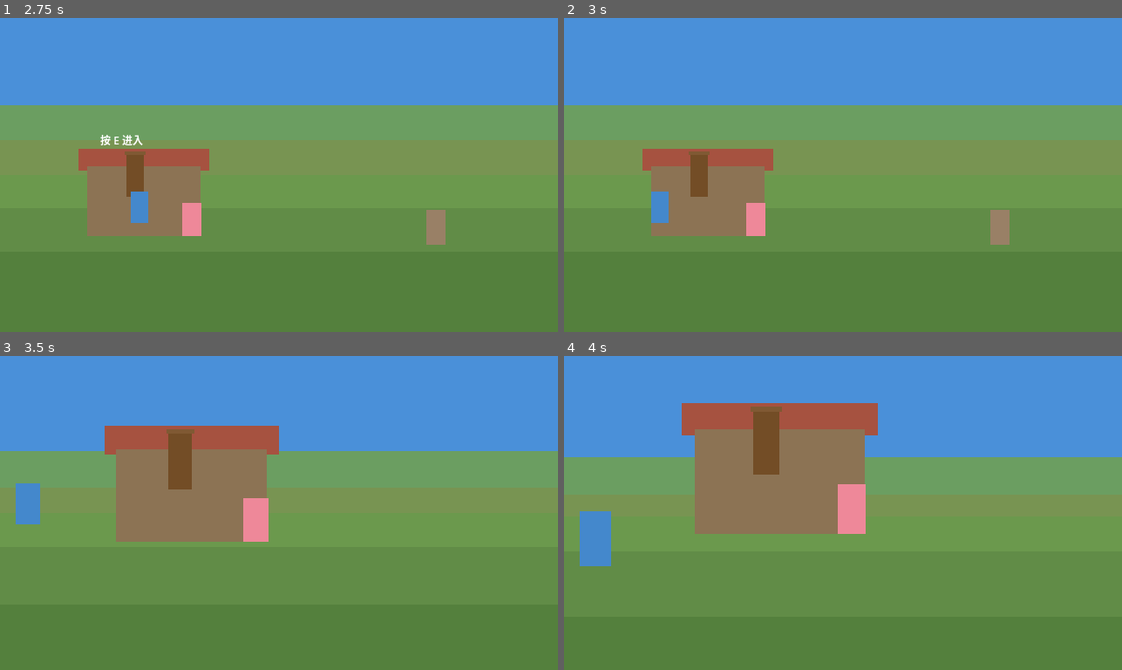
Above: before the commit, frames 1-4 (two rows, left to right).
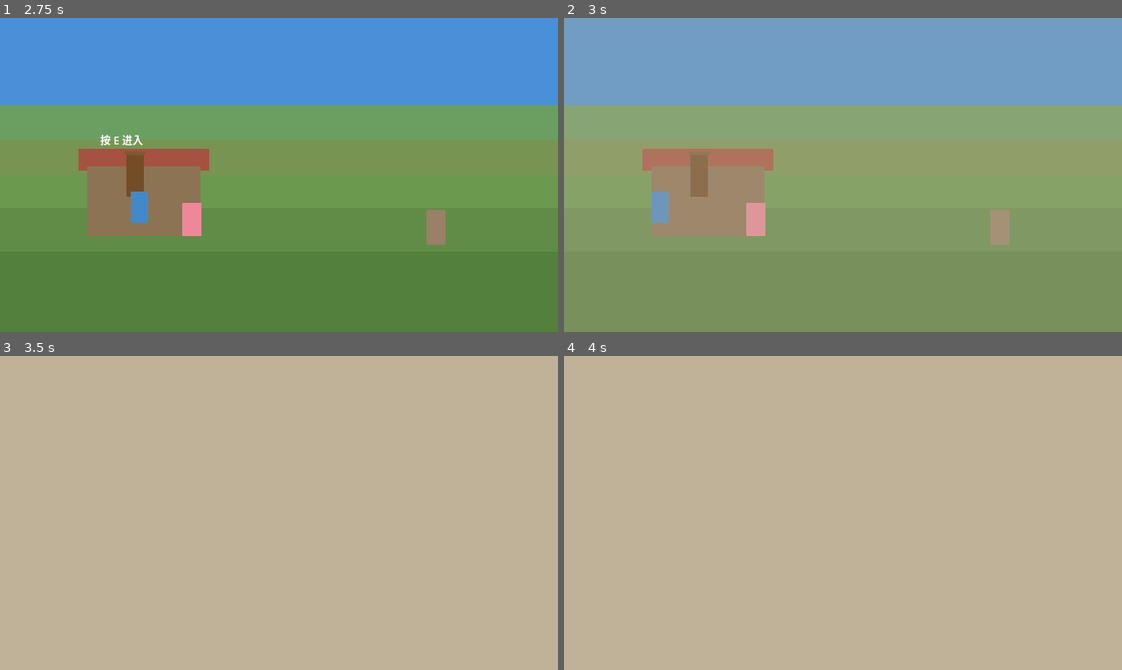
Above: after the commit, the same moments.

Repository: yuanzhoucanxiang/caojie
Game: Godot game, scene res://scenes/main.tscn
Same seed, same stepped clock (60 frames per second), same inputs: the game is played once before the commit and once after it.
Inputs (mouse positions are in pixels of both pictures, inside the frame that each line leads up to):
- Up to frame 1 (2.75 s): tap Enter at 0.5, 2 s; move the mouse to (251, 237) at 0.52 s; hold W (move_up) 0.53-2.03 s; tap E (interact) at 0.6, 1.35, 2.1 s; click (251, 237) at 0.67 s; tap Space at 1.25 s; move the mouse to (446, 222) at 1.27 s; move the mouse to (111, 127) at 2.02 s; hold A (move_left) from 2.03 s (still down)
- Up to frame 2 (3 s): keep holding A (move_left); move the mouse to (870, 175) at 2.77 s; tap E (interact) at 2.85 s; click (870, 175) at 2.92 s
- Up to frame 3 (3.5 s): keep holding A (move_left)
- Up to frame 4 (4 s): move the mouse to (759, 434) at 3.52 s; release A (move_left) at 3.53 s; hold S (move_down) from 3.53 s (still down); tap E (interact) at 3.6 s

Frame 1 is identical in both runs. In frame 2, 87% of the frame differs, in the area x 0-100%, y 0-100%; in frame 3, 100%; in frame 4, 100%.

Commit message:
重写SceneManager：手动加载/卸载场景，修复场景切换不生效的问题

Diff:
--- a/scripts/autoload/scene_manager.gd
+++ b/scripts/autoload/scene_manager.gd
@@ -1,5 +1,5 @@
 ## 职责：场景切换管理——全屏过渡动画、室内外镜头切换
-## 谁使用它：场景边界触发器（Area2D）、Main
+## 谁使用它：场景边界触发器（StaticBody2D）
 ## 它使用谁：无（通过场景树操作）
 
 extends Node
@@ -9,7 +9,6 @@
 var _overlay: ColorRect
 var _is_transitioning: bool = false
 
-## 不同区域的镜头配置
 const CAMERA_CONFIGS = {
 	"courtyard": {"zoom": 1.0},
 	"house_floor1": {"zoom": 1.5},
@@ -22,62 +21,87 @@
 
 
 func _ready() -> void:
-	# 创建全屏黑色遮罩（初始透明）
+	# 创建全屏遮罩
 	_overlay = ColorRect.new()
 	_overlay.color = Color(0, 0, 0, 0)
 	_overlay.mouse_filter = Control.MOUSE_FILTER_IGNORE
-	# 加到最高层
-	var layer = CanvasLayer.new()
-	layer.layer = 100
-	layer.add_child(_overlay)
-	add_child(layer)
-	# 初始大小
-	_overlay.set_anchors_preset(Control.PRESET_FULL_RECT)
+	_overlay.z_index = 4096
+	add_child(_overlay)
+
+
+func _process(_delta: float) -> void:
+	# 确保遮罩始终覆盖全屏
+	if _overlay and is_instance_valid(_overlay):
+		var viewport_size = get_viewport().get_visible_rect().size
+		_overlay.size = viewport_size
 
 
 func change_scene(scene_path: String, area_id: String = "courtyard", transition_color: Color = Color(0, 0, 0, 1)) -> void:
-	print("【场景】change_scene 被调用: ", scene_path, " 区域: ", area_id)
+	print("【场景】开始切换到: ", scene_path)
 	if _is_transitioning:
 		print("【场景】正在过渡中，忽略")
 		return
 	_is_transitioning = true
 
-	# 淡出（覆盖全屏）
+	# 淡出
+	print("【场景】淡出...")
 	_overlay.color = Color(transition_color.r, transition_color.g, transition_color.b, 0)
 	var tween_out = create_tween()
-	tween_out.tween_property(_overlay, "color:a", 1.0, 0.4).set_ease(Tween.EASE_IN)
+	tween_out.tween_property(_overlay, "color:a", 1.0, 0.4)
 	await tween_out.finished
+	print("【场景】淡出完成，遮罩alpha: ", _overlay.color.a)
 
-	# 切换场景
-	get_tree().change_scene_to_file(scene_path)
-	# 等待新场景加载完成
-	await get_tree().process_frame
-	await get_tree().process_frame
+	# 加载新场景
+	print("【场景】加载新场景...")
+	var new_scene = load(scene_path)
+	if new_scene == null:
+		print("【场景】错误：无法加载场景 ", scene_path)
+		_is_transitioning = false
+		return
 
-	# 应用镜头配置
+	var new_instance = new_scene.instantiate()
+	if new_instance == null:
+		print("【场景】错误：无法实例化场景")
+		_is_transitioning = false
+		return
+
+	# 移除旧场景，添加新场景
+	var old_scene = get_tree().current_scene
+	print("【场景】移除旧场景: ", old_scene.name if old_scene else "null")
+	get_tree().root.remove_child(old_scene)
+	old_scene.queue_free()
+
+	get_tree().root.add_child(new_instance)
+	get_tree().current_scene = new_instance
+	print("【场景】新场景已加载: ", new_instance.name)
+
+	# 应用镜头
+	_current_area = area_id
 	_apply_camera_config(area_id)
-	_current_area = area_id
 
 	# 淡入
+	print("【场景】淡入...")
 	var tween_in = create_tween()
-	tween_in.tween_property(_overlay, "color:a", 0.0, 0.4).set_ease(Tween.EASE_OUT)
+	tween_in.tween_property(_overlay, "color:a", 0.0, 0.4)
 	await tween_in.finished
+	print("【场景】淡入完成")
 
-	# 确保遮罩完全透明且不阻挡输入
 	_overlay.color = Color(0, 0, 0, 0)
-
 	_is_transitioning = false
 	transition_completed.emit()
+	print("【场景】切换完成!")
 
 
 func _apply_camera_config(area_id: String) -> void:
 	await get_tree().process_frame
 	var camera = get_viewport().get_camera_2d()
 	if not camera:
+		print("【场景】警告：找不到 Camera2D")
 		return
 
 	var config = CAMERA_CONFIGS.get(area_id, {})
 	var target_zoom = config.get("zoom", 1.0)
+	print("【场景】应用镜头缩放: ", target_zoom)
 
 	var tween = create_tween()
 	tween.tween_property(camera, "zoom", Vector2(target_zoom, target_zoom), 0.6) \
